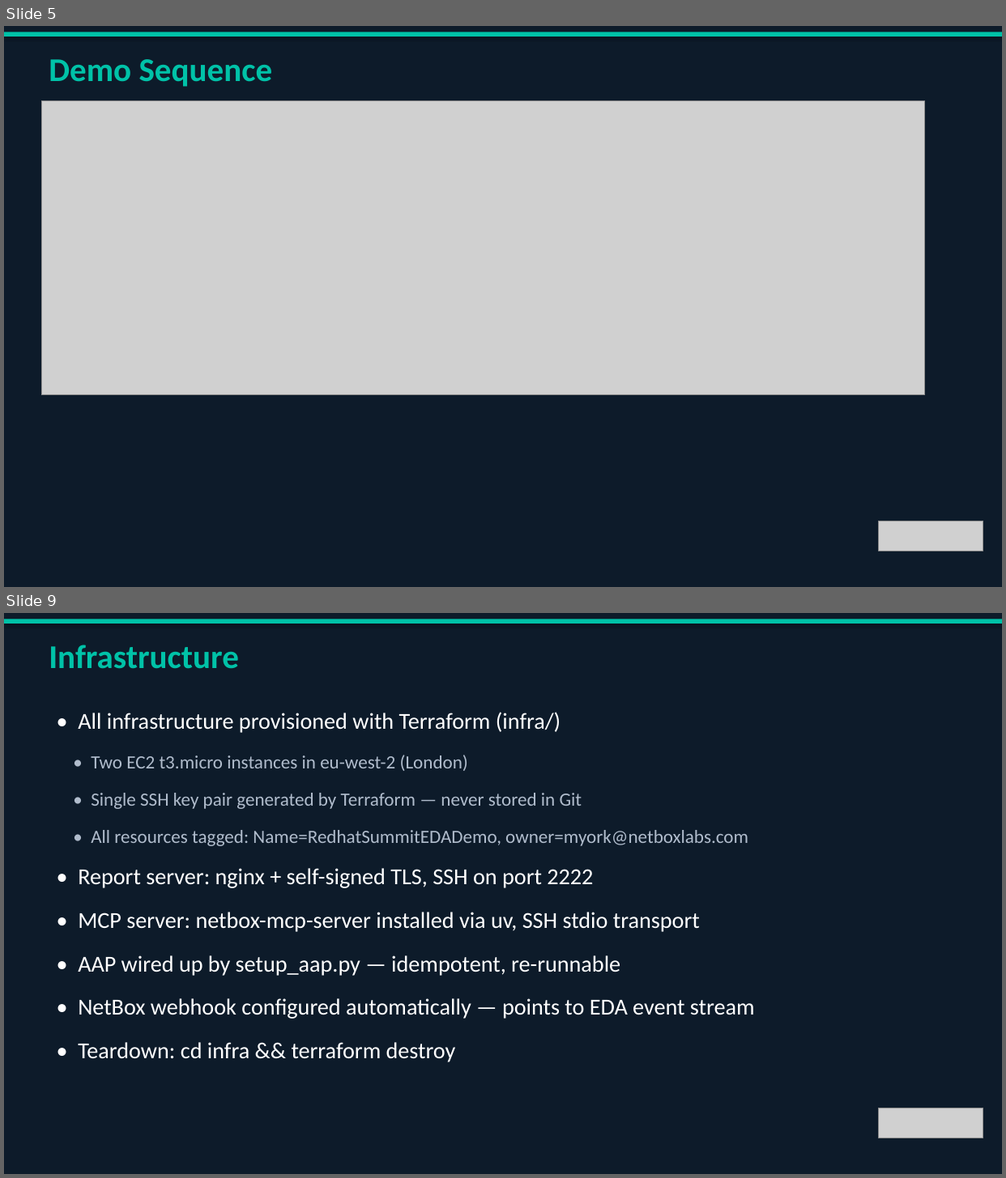
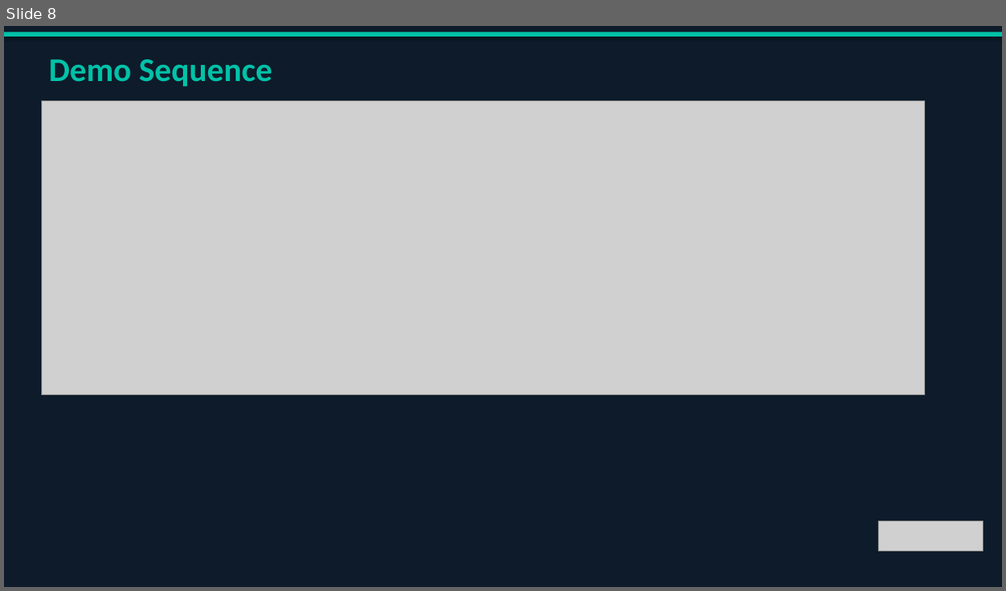
Before and after one commit to my0373/summit-netbox-circuits-demo, a slide deck: slides/Summit_Demo_Deck.pptx. Shown one above the other, each under a label of ours: slides 5 and 9 before the commit, slide 8 after it; the slides between them are not shown. The pictures are 1006x1178 and 1006x591 pixels, drawn with LibreOffice and Linux fonts; fonts in the diff are those of the drawing; grey boxes stand for pictures. Boxes give left, top, right and bottom in pixels: in the first picture for what was removed or moved away, otherwise in the second. Text is boxed around its words. In the diff, an @@ line names an element or a change of style, - is before the commit and + after.

```diff
--- a/slides/Summit_Demo_Deck.pptx
+++ b/slides/Summit_Demo_Deck.pptx
@@ slide 9 removed at bbox=[4, 613, 1002, 1174], background #0D1B2A @@
@@ rectangle removed at bbox=[4, 619, 1002, 624] @@
@@ text removed at bbox=[49, 645, 239, 669] @@
-Infrastructure
@@ text removed at bbox=[78, 712, 560, 733] @@
-• All infrastructure provisioned with Terraform (infra/)
@@ text removed at bbox=[91, 755, 468, 771] @@
-• Two EC2 t3.micro instances in eu-west-2 (London)
@@ text removed at bbox=[91, 793, 582, 809] @@
-• Single SSH key pair generated by Terraform — never stored in Git
@@ text removed at bbox=[91, 830, 748, 846] @@
-• All resources tagged: Name=RedhatSummitEDADemo, owner=myork@netboxlabs.com
@@ text removed at bbox=[78, 868, 593, 888] @@
-• Report server: nginx + self-signed TLS, SSH on port 2222
@@ text removed at bbox=[78, 912, 700, 932] @@
-• MCP server: netbox-mcp-server installed via uv, SSH stdio transport
@@ text removed at bbox=[78, 956, 620, 976] @@
-• AAP wired up by setup_aap.py — idempotent, re-runnable
@@ text removed at bbox=[78, 999, 755, 1019] @@
-• NetBox webhook configured automatically — points to EDA event stream
@@ text removed at bbox=[78, 1042, 456, 1063] @@
-• Teardown: cd infra && terraform destroy
@@ picture removed at bbox=[879, 1109, 983, 1139] @@
@@ what was slide 5 is now slide 8 @@
```
Also in this commit, not shown: 6 slides changed, 4 slides added, 3 other slides removed, 1 other file.
